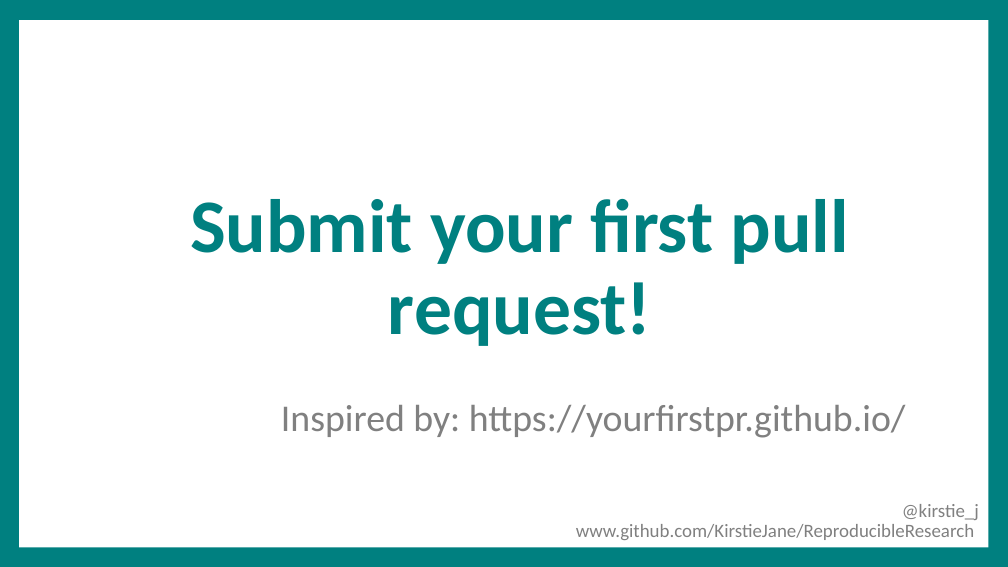
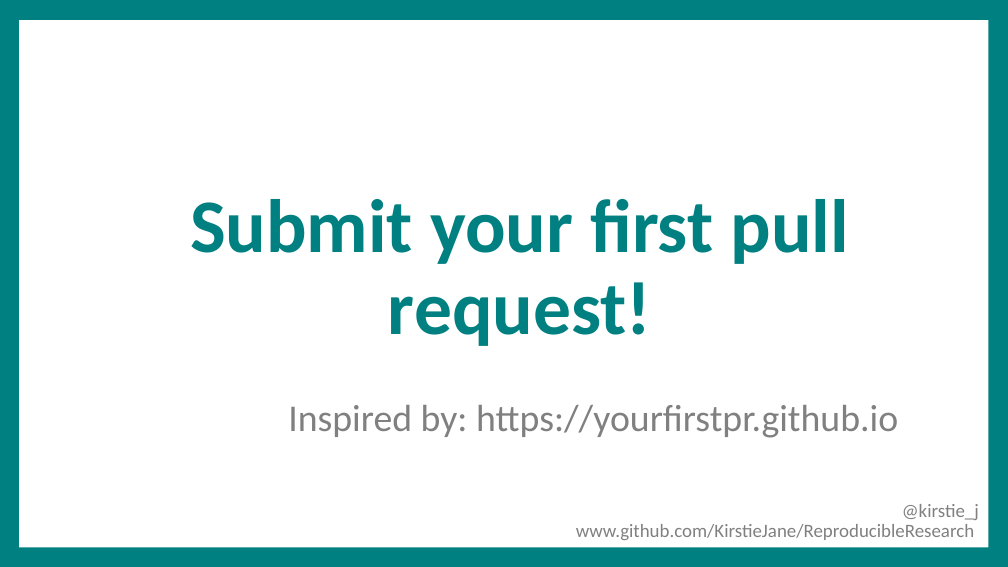
Before and after one commit to WhitakerLab/ReproducibleResearch, a slide deck: slide 46 of Whitaker_PdocMasterClass_April2016.pptx. Drawn at 1008x567 pixels with LibreOffice and Linux fonts; fonts in the diff are those of the drawing; background and template pictures are left out. Boxes give left, top, right and bottom in pixels: in the first picture for what was removed or moved away, otherwise in the second. Text is boxed around its words. In the diff, an @@ line names an element or a change of style, - is before the commit and + after.

Commit message:
Updated slides

```diff
--- a/Whitaker_PdocMasterClass_April2016.pptx
+++ b/Whitaker_PdocMasterClass_April2016.pptx
@@ text at [288, 405, 898, 438]: text changed @@
-Inspired by: https://yourfirstpr.github.io/
+Inspired by: https://yourfirstpr.github.io
```
Also in this commit, not shown: 1 other slide changed, 11 slides added, 8 slides removed.
